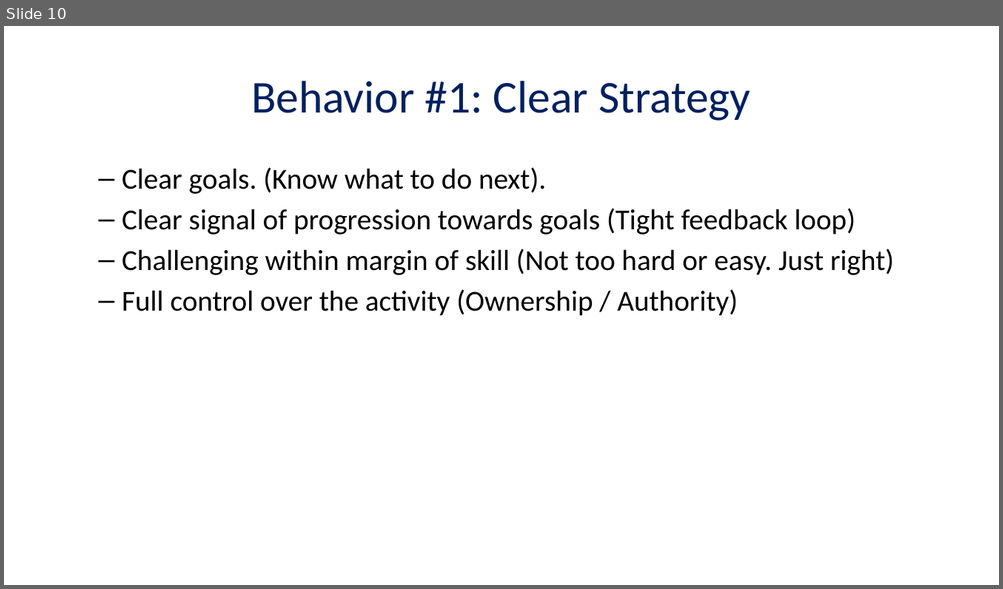
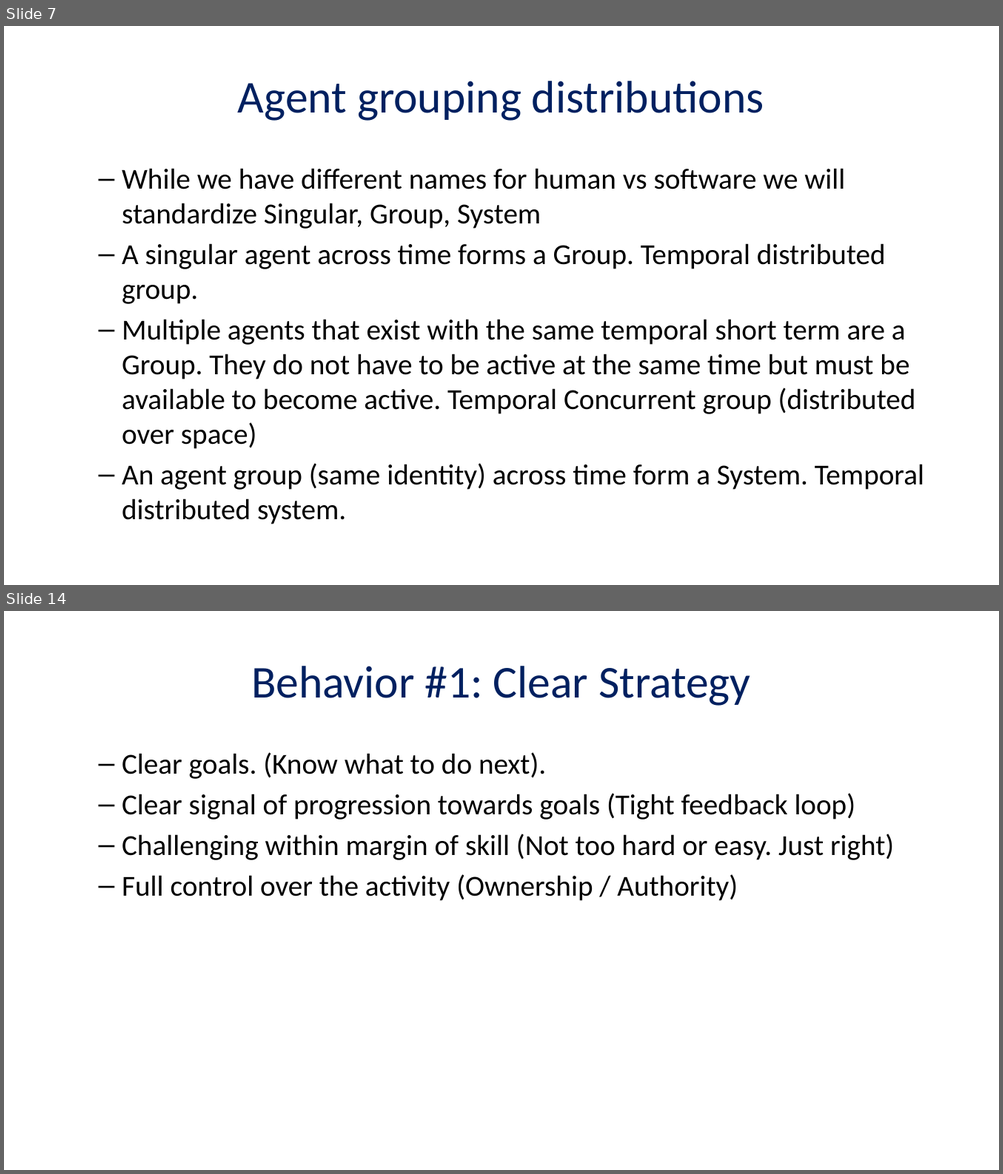
Before and after one commit to masters3d/ingenio, a slide deck: presentation/render/career_behaviors.pptx. Shown one above the other, each under a label of ours: slide 10 before the commit, slides 7 and 14 after it; the slides between them are not shown. The pictures are 1003x589 and 1003x1174 pixels, drawn with LibreOffice and Linux fonts; fonts in the diff are those of the drawing. Boxes give left, top, right and bottom in pixels: in the first picture for what was removed or moved away, otherwise in the second. Text is boxed around its words. In the diff, an @@ line names an element or a change of style, - is before the commit and + after.

```diff
--- a/presentation/render/career_behaviors.pptx
+++ b/presentation/render/career_behaviors.pptx
@@ slide 7 added at bbox=[4, 26, 999, 585], background #FFFFFF @@
@@ title added at bbox=[238, 81, 764, 121], 44 pt, text #002060 @@
+Agent grouping distributions
@@ text added at bbox=[122, 168, 924, 525], 28 pt, text #000000 @@
+  – While we have different names for human vs software we will standardize Singular, Group, System
+  – A singular agent across time forms a Group. Temporal distributed group.
+  – Multiple agents that exist with the same temporal short term are a Group. They do not have to be active at the same time but must be available to become active. Temporal Concurrent group (distributed over space)
+  – An agent group (same identity) across time form a System. Temporal distributed system.
@@ what was slide 10 is now slide 14 @@
```
Also in this commit, not shown: 8 slides changed, 15 other slides added, 5 slides removed, 7 other files.
